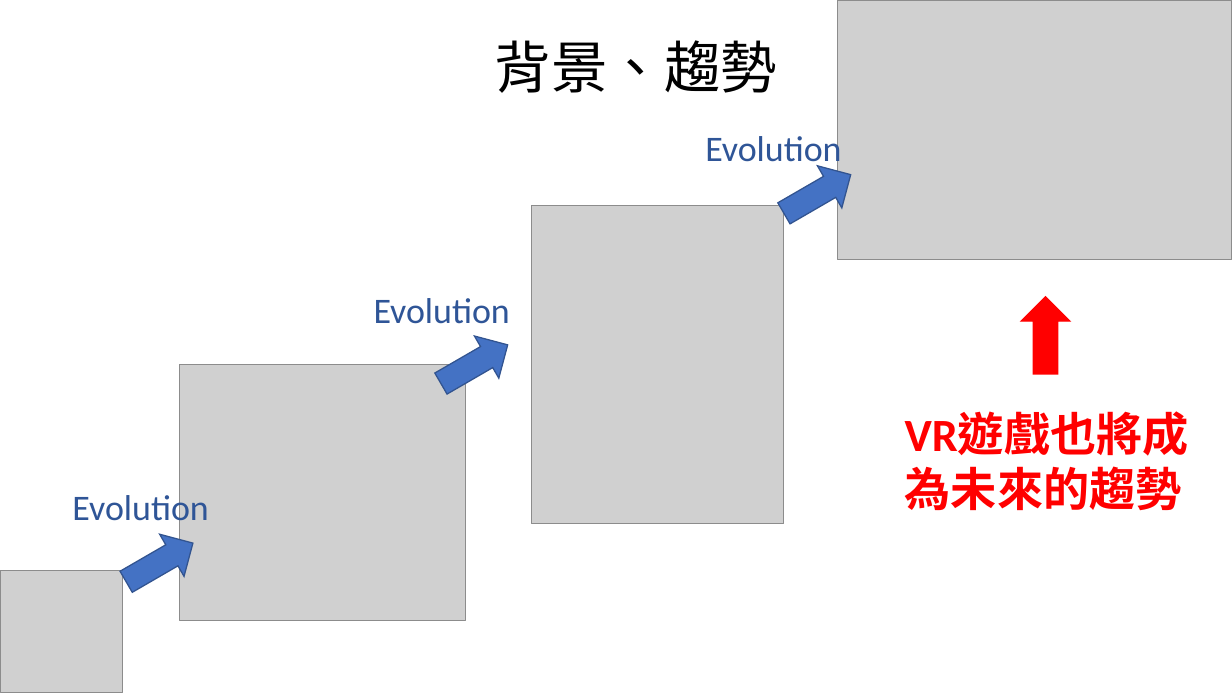
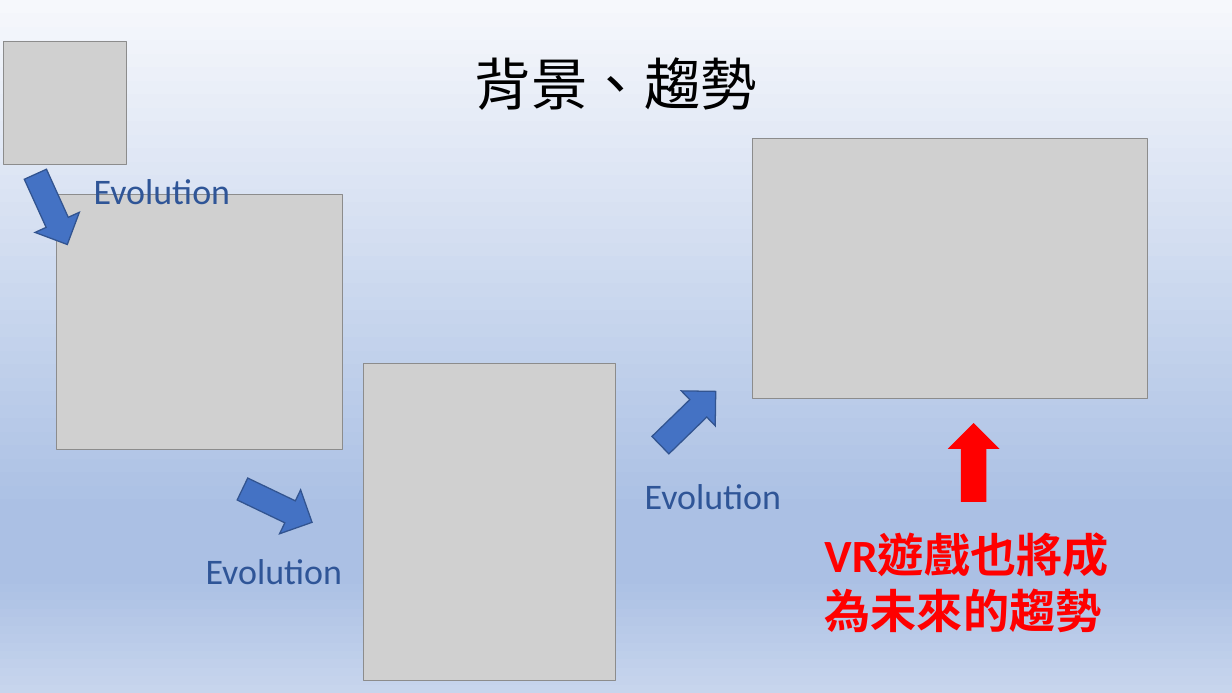
Before and after one commit to kewen0604/107_SE_Team2, a slide deck: slide 3 of 軟體工程期末專題報告.pptx. Drawn at 1232x693 pixels with LibreOffice and Linux fonts; fonts in the diff are those of the drawing; grey boxes stand for pictures. Boxes give left, top, right and bottom in pixels: in the first picture for what was removed or moved away, otherwise in the second. Text is boxed around its words. In the diff, an @@ line names an element or a change of style, - is before the commit and + after.

```diff
--- a/軟體工程期末專題報告.pptx
+++ b/軟體工程期末專題報告.pptx
@@ background #FFFFFF to gradient #F6F8FC to #ABC0E4 to #C7D5ED @@
@@ title "背景、趨勢": place and size @@
-title "背景、趨勢" at (495,40,777,93)
+title "背景、趨勢" at (475,57,757,110)
@@ picture: place and size @@
-picture at (0,570,123,693)
+picture at (4,42,127,165)
@@ picture: place and size @@
-picture at (837,0,1232,260)
+picture at (753,139,1148,398)
@@ down arrow at (13,164,90,255): rotation 239 to 335 degrees @@
@@ text "Evolution" rewrapped from (72,490,208,529) to (94,179,230,204) @@
@@ picture: place and size @@
-picture at (179,365,465,620)
+picture at (57,194,343,449)
@@ picture: place and size @@
-picture at (531,206,785,524)
+picture at (363,363,616,681)
@@ down arrow at (643,374,733,463): rotation 239 to 225 degrees @@
@@ down arrow: place and size @@
-down arrow at (1021,297,1070,374)
+down arrow at (949,424,998,502)
@@ down arrow at (232,467,323,544): rotation 239 to 295 degrees @@
@@ text "Evolution" rewrapped from (705,131,841,170) to (645,484,781,509) @@
@@ text "VR遊戲也將成為未來的趨勢" rewrapped from (896,401,1209,522) to (815,522,1131,672) @@
@@ text "Evolution": place and size @@
-text "Evolution" at (374,298,510,324)
+text "Evolution" at (206,559,342,584)
```
Also in this commit, not shown: 16 other slides changed.
